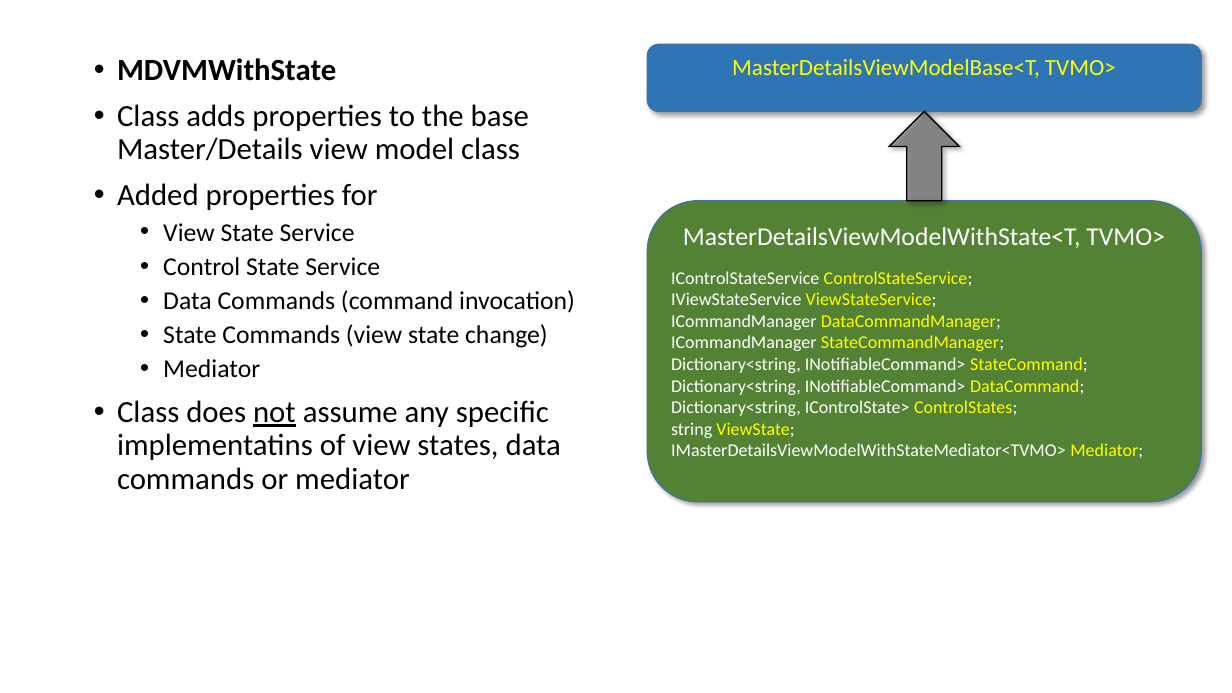
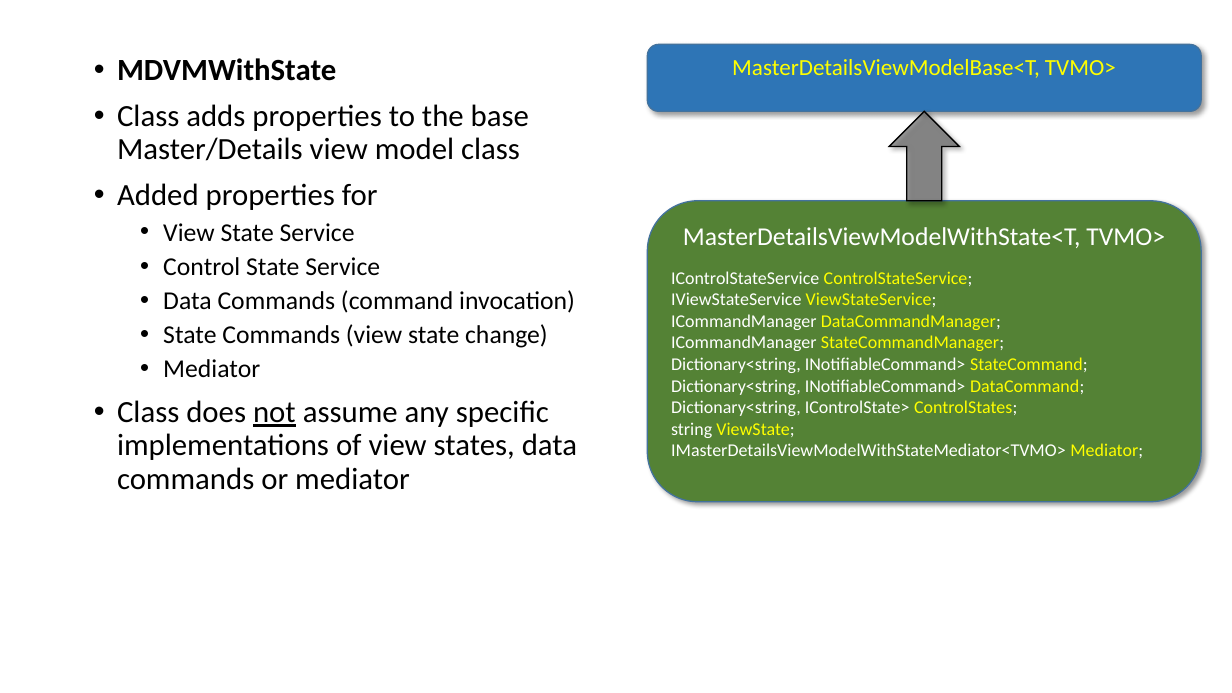
Before and after one commit to perl-easj/Teaching-materials, a slide deck: slide 95 of CSharpProgramming/Presentations/MVVMStarter Class Library.pptx (slide 84 before the commit). Drawn at 1232x693 pixels with LibreOffice and Linux fonts; fonts in the diff are those of the drawing. Boxes give left, top, right and bottom in pixels: in the first picture for what was removed or moved away, otherwise in the second. Text is boxed around its words. In the diff, an @@ line names an element or a change of style, - is before the commit and + after.

```diff
--- a/CSharpProgramming/Presentations/MVVMStarter Class Library.pptx
+++ b/CSharpProgramming/Presentations/MVVMStarter Class Library.pptx
@@ text at bbox=[117, 400, 577, 490]: text changed @@
-• Class does not assume any specific implementatins of view states, data commands or mediator
+• Class does not assume any specific implementations of view states, data commands or mediator
```
Also in this commit, not shown: 2 other slides changed, 11 slides added, 2 other files.
